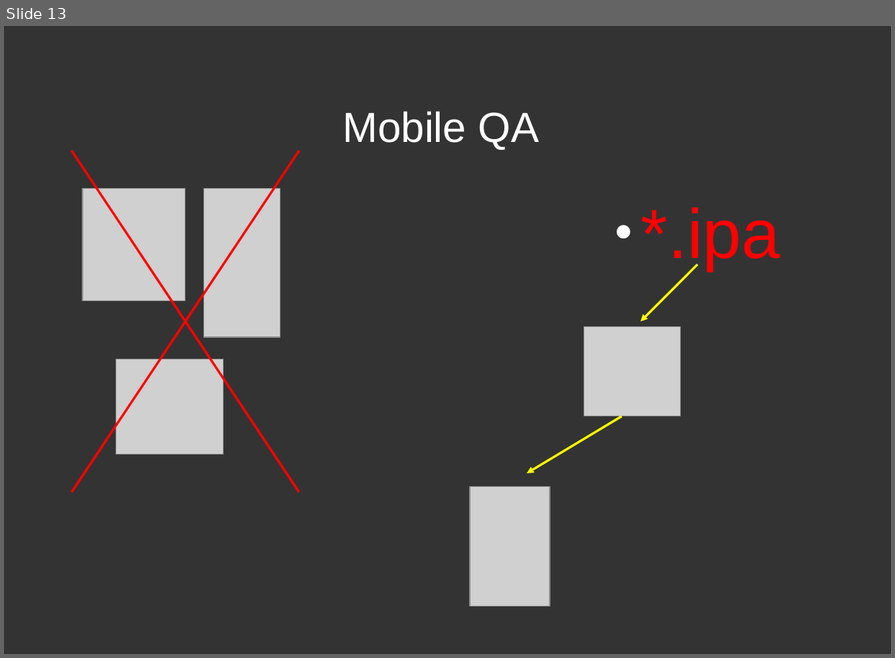
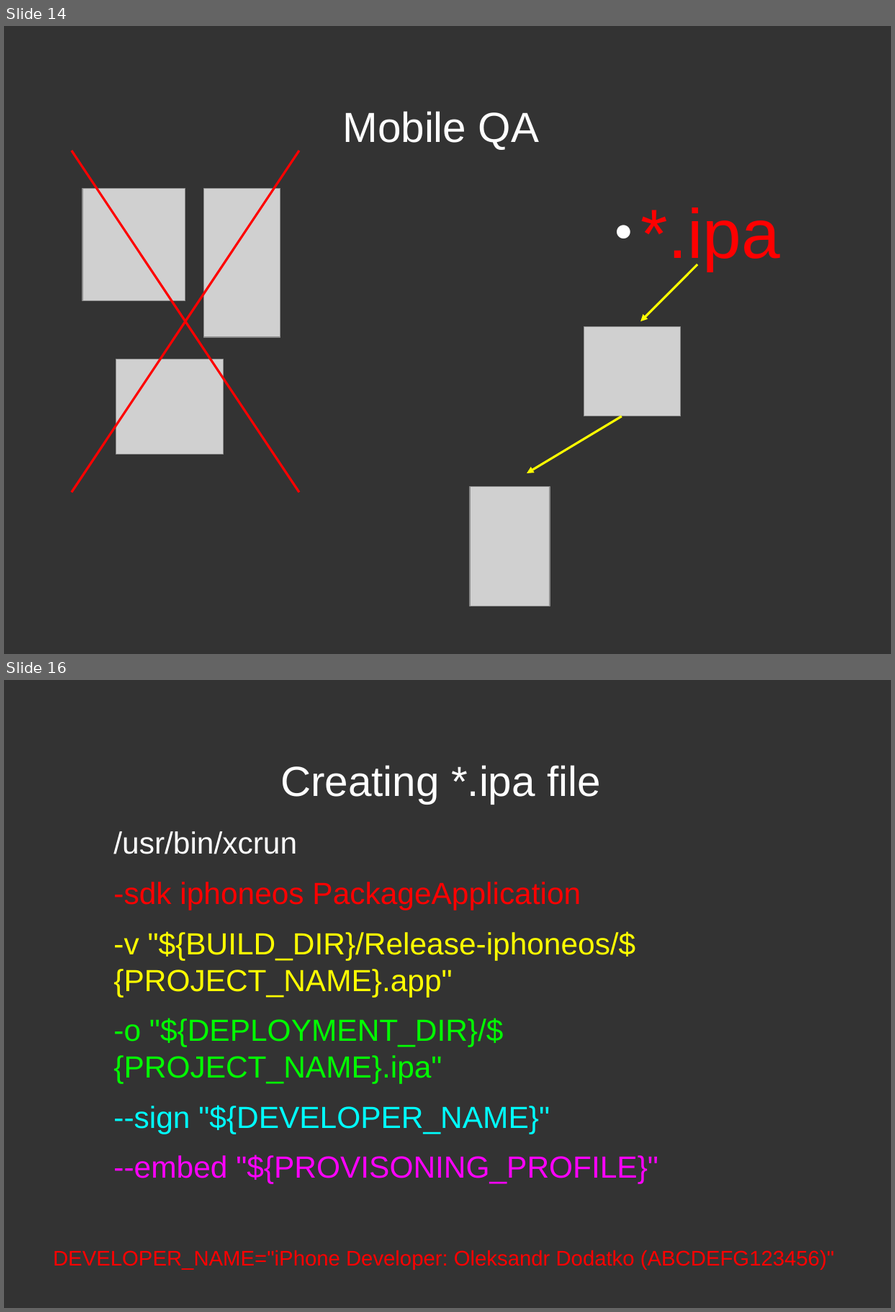
Before and after one commit to dodikk/iOS-articles, a slide deck: 3-iContiniousIntegration/ciPresentation.odp. Shown one above the other, each under a label of ours: slide 13 before the commit, slides 14 and 16 after it; the slides between them are not shown. The pictures are 895x658 and 895x1312 pixels, drawn with LibreOffice and Linux fonts; fonts in the diff are those of the drawing; grey boxes stand for pictures. Boxes give left, top, right and bottom in pixels: in the first picture for what was removed or moved away, otherwise in the second. Text is boxed around its words. In the diff, an @@ line names an element or a change of style, - is before the commit and + after.

```diff
--- a/3-iContiniousIntegration/ciPresentation.odp
+++ b/3-iContiniousIntegration/ciPresentation.odp
@@ slide 16 added at (4, 680, 891, 1308), background #333333 @@
@@ title added at (280, 765, 601, 804), 39.9 pt, text #FFFFFF @@
+Creating *.ipa file
@@ text added at (113, 831, 658, 1184), 29 pt, text #FFFF00 @@
+/usr/bin/xcrun
+-sdk iphoneos PackageApplication
+-v "${BUILD_DIR}/Release-iphoneos/${PROJECT_NAME}.app"
+-o "${DEPLOYMENT_DIR}/${PROJECT_NAME}.ipa"
+--sign "${DEVELOPER_NAME}"
+--embed "${PROVISONING_PROFILE}"
@@ text added at (53, 1250, 834, 1270), 20 pt, text #FF0000 @@
+DEVELOPER_NAME="iPhone Developer: Oleksandr Dodatko (ABCDEFG123456)"
@@ what was slide 13 is now slide 14 @@
```
Also in this commit, not shown: 11 other slides added, 1 slide removed, 1 other file.
